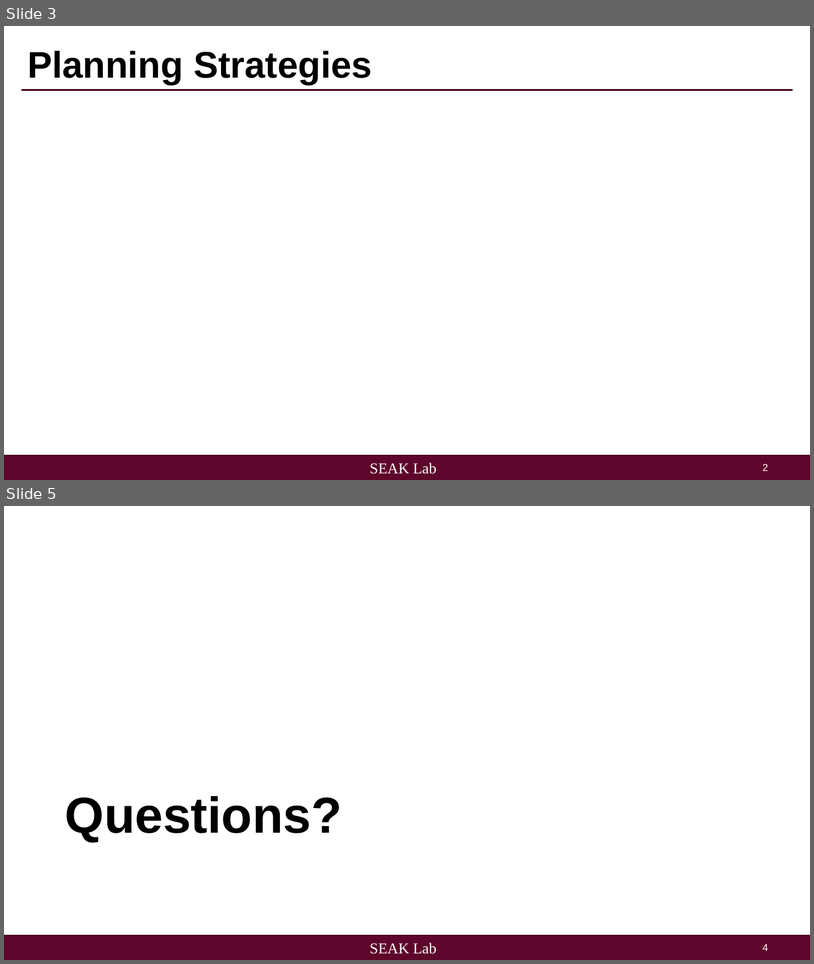
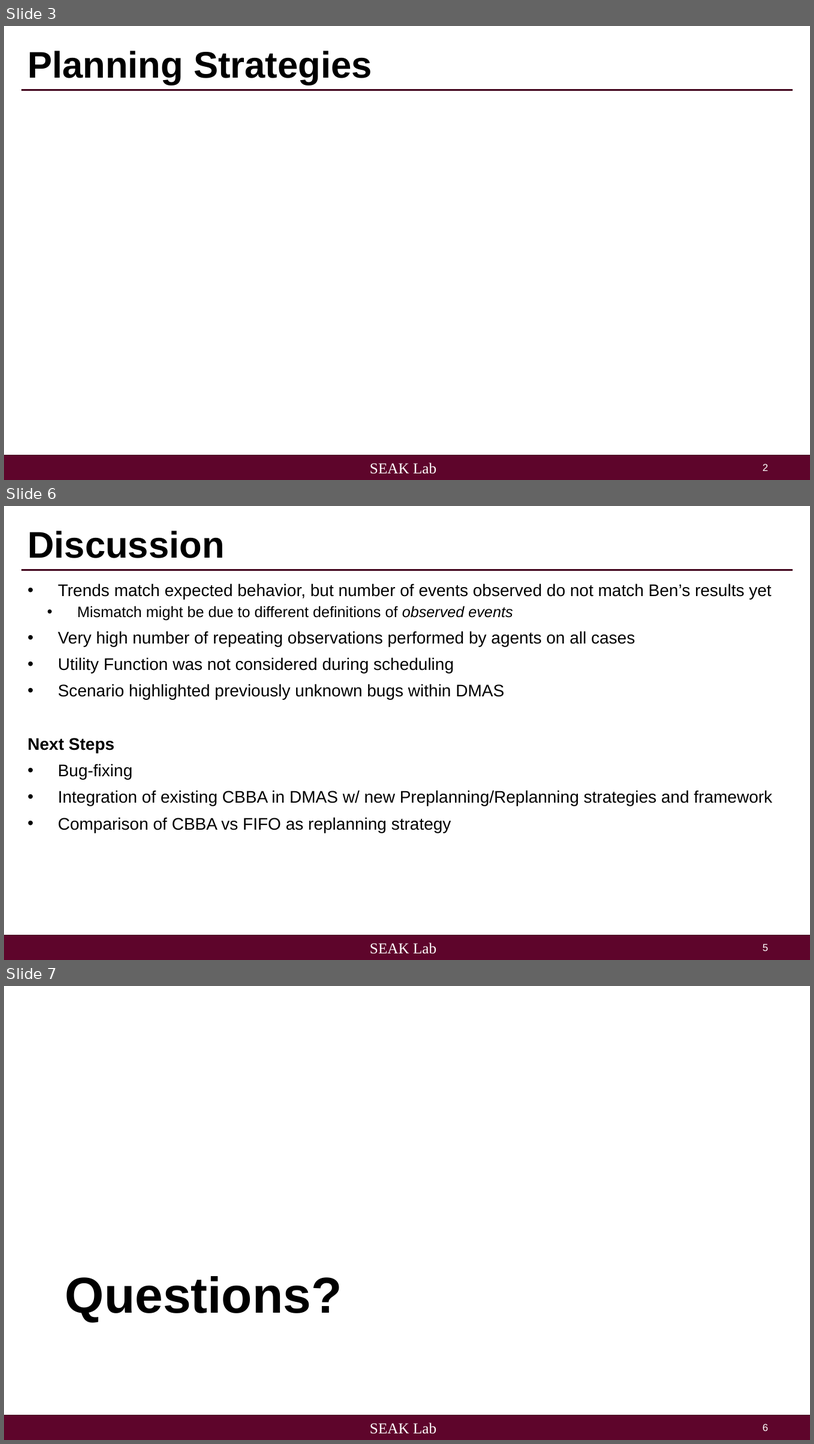
Before and after one commit to seakers/3dchess, a slide deck: chess3d/docs/slides/reduced_scenario_2.pptx. Shown one above the other, each under a label of ours: slides 3 and 5 before the commit, slides 3, 6 and 7 after it; the slides between them are not shown. The pictures are 814x964 and 814x1444 pixels, drawn with LibreOffice and Linux fonts; fonts in the diff are those of the drawing; grey boxes stand for pictures; background and template pictures are left out. Boxes give left, top, right and bottom in pixels: in the first picture for what was removed or moved away, otherwise in the second. Text is boxed around its words. In the diff, an @@ line names an element or a change of style, - is before the commit and + after.

```diff
--- a/chess3d/docs/slides/reduced_scenario_2.pptx
+++ b/chess3d/docs/slides/reduced_scenario_2.pptx
@@ slide 6 added at [4,506,810,960], background #FFFFFF; not listed: 4 template elements that a slide beside it also shows @@
@@ title added at [27,531,224,558], 44 pt, text #000000, bold @@
+Discussion
@@ text added at [27,583,773,832], 20 pt, text #000000 @@
+• Trends match expected behavior, but number of events observed do not match Ben’s results yet
+  • Mismatch might be due to different definitions of observed events
+• Very high number of repeating observations performed by agents on all cases
+• Utility Function was not considered during scheduling
+• Scenario highlighted previously unknown bugs within DMAS
+Next Steps
+• Bug-fixing
+• Integration of existing CBBA in DMAS w/ new Preplanning/Replanning strategies and framework
+• Comparison of CBBA vs FIFO as replanning strategy
@@ what was slide 5 is now slide 7 @@
@@ page number at [763,1423,768,1431]: text changed @@
-4
+6
```
Also in this commit, not shown: 2 other slides added, 1 slide removed, 21 other files.
